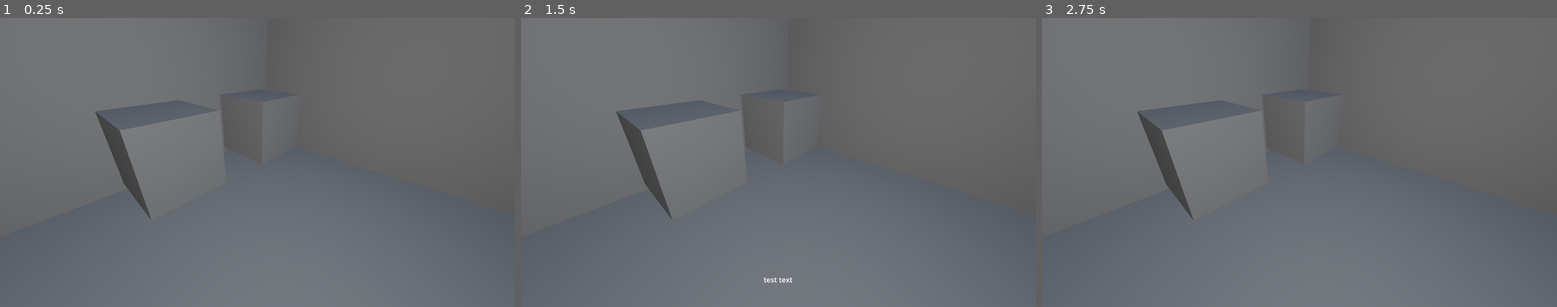
Above: before the commit, frames 1-3 (left to right).
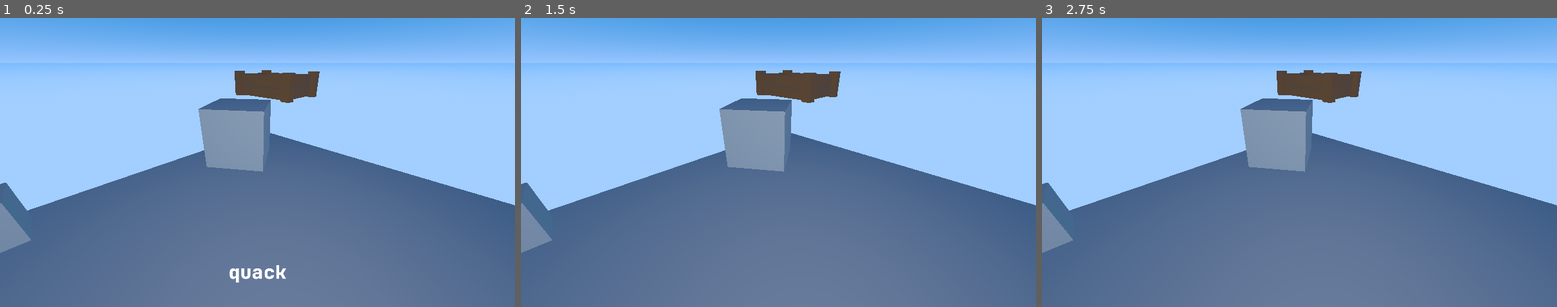
Above: after the commit, the same moments.

Repository: corporal1chicken/our-first-egg
Game: Godot game, scene res://world.tscn
Two runs of this game, one before a commit and one after it. Both use one fixed random seed, a clock stepped at 60 frames per second and the inputs below.
Inputs (mouse positions are in pixels of both pictures, inside the frame that each line leads up to):
- Up to frame 1 (0.25 s): no input
- Up to frame 2 (1.5 s): tap Enter at 0.5 s; move the mouse to (891, 148) at 0.52 s; click (891, 148) at 0.67 s; tap Space at 1.25 s; move the mouse to (675, 176) at 1.27 s; click (675, 176) at 1.42 s
- Up to frame 3 (2.75 s): tap Enter at 2 s; move the mouse to (1351, 98) at 2.02 s; click (1351, 98) at 2.17 s

The runs differ from the first frame. In frame 1, 100% of the frame differs, in the area x 0-100%, y 0-100%; in frame 2, 100%; in frame 3, 100%.

Commit message:
Chicken Logic Start

Diff:
--- a/globals/signals.gd
+++ b/globals/signals.gd
@@ -2,3 +2,5 @@
 
 signal hover_started(hover_text)
 signal hover_ended()
+
+signal spawn_egg(new_position: Vector3)
--- a/project.godot
+++ b/project.godot
@@ -18,3 +18,8 @@
 [autoload]
 
 Signals="*res://globals/signals.gd"
+
+[display]
+
+window/size/viewport_width=1920
+window/size/viewport_height=1080
--- /dev/null
+++ b/resources/default.tres
@@ -0,0 +1,6 @@
+[gd_resource type="Theme" load_steps=2 format=3 uid="uid://byc6vgm5a6k8w"]
+
+[ext_resource type="FontFile" uid="uid://2lelg2toamun" path="res://assets/fonts/jetbrains_extrabold.ttf" id="1_i71n2"]
+
+[resource]
+default_font = ExtResource("1_i71n2")
--- /dev/null
+++ b/resources/scripts/interactable.gd
@@ -0,0 +1,8 @@
+extends Node3D
+class_name Interactable
+
+@export_category("Interactable")
+@export var hover_text = ""
+
+func _add_to_group(object):
+	object.add_to_group("interactables")
--- /dev/null
+++ b/scenes/chicken/chicken.gd
@@ -0,0 +1,25 @@
+extends Interactable
+
+# Pick random egg and spawn it
+# Egg click and crate logic
+# Possibly dedicated manager for it
+
+@onready var egg_position: Node3D = $egg_position
+
+var egg_spawned: bool = false
+
+func _ready():
+	_add_to_group(self)
+	print(egg_position.position)
+
+func start_hover():
+	print("hovering %s" % self.name)
+
+func exit_hover():
+	print("left hovering %s" % self.name)
+
+func clicked():
+	if egg_spawned: return
+
+	egg_spawned = true
+	Signals.spawn_egg.emit(Vector3(1.0, 1.0, 0.0))
--- /dev/null
+++ b/scenes/chicken/chicken.tscn
@@ -0,0 +1,20 @@
+[gd_scene load_steps=4 format=3 uid="uid://do4r82hqr4u1n"]
+
+[ext_resource type="Script" uid="uid://dj5ha3vpyrxoe" path="res://scenes/chicken/chicken.gd" id="1_374a2"]
+
+[sub_resource type="BoxMesh" id="BoxMesh_qvtvv"]
+
+[sub_resource type="BoxShape3D" id="BoxShape3D_374a2"]
+
+[node name="chicken" type="StaticBody3D"]
+script = ExtResource("1_374a2")
+hover_text = "quack"
+
+[node name="MeshInstance3D" type="MeshInstance3D" parent="."]
+mesh = SubResource("BoxMesh_qvtvv")
+
+[node name="CollisionShape3D" type="CollisionShape3D" parent="."]
+shape = SubResource("BoxShape3D_374a2")
+
+[node name="egg_position" type="Node3D" parent="."]
+transform = Transform3D(1, 0, 0, 0, 1, 0, 0, 0, 1, 1.3759464, 0, 0)
--- /dev/null
+++ b/scenes/crate/crate.gd
@@ -0,0 +1,15 @@
+extends Interactable
+
+@onready var outline: Node3D = $outline
+
+func _ready():
+	_add_to_group(self)
+
+func start_hover():
+	outline.visible = true
+
+func exit_hover():
+	outline.visible = false
+
+func clicked():
+	print("clicked crate")
--- /dev/null
+++ b/scenes/crate/crate.tscn
@@ -0,0 +1,44 @@
+[gd_scene load_steps=5 format=3 uid="uid://ddikpf4n1i5wd"]
+
+[ext_resource type="Script" uid="uid://bs481merf0egh" path="res://scenes/crate/crate.gd" id="1_jpei4"]
+[ext_resource type="PackedScene" uid="uid://bjw31wopisgbx" path="res://scenes/crate/crate.glb" id="2_j1jke"]
+
+[sub_resource type="StandardMaterial3D" id="StandardMaterial3D_j1jke"]
+transparency = 1
+cull_mode = 1
+depth_draw_mode = 2
+shading_mode = 0
+grow = true
+grow_amount = 0.01
+
+[sub_resource type="BoxShape3D" id="BoxShape3D_j1jke"]
+size = Vector3(1.5881348, 0.7529297, 2.2070313)
+
+[node name="crate" type="StaticBody3D"]
+transform = Transform3D(0.6, 0, 0, 0, 0.6, 0, 0, 0, 0.6, 0, 0, 0)
+script = ExtResource("1_jpei4")
+hover_text = "Basic Crate"
+
+[node name="AnimationPlayer" type="AnimationPlayer" parent="."]
+
+[node name="mesh" parent="." instance=ExtResource("2_j1jke")]
+
+[node name="outline" parent="." instance=ExtResource("2_j1jke")]
+transform = Transform3D(1.01, 0, 0, 0, 1.01, 0, 0, 0, 1.01, 0.008723259, 0, 0)
+visible = false
+
+[node name="side_walls" parent="outline" index="0"]
+surface_material_override/0 = SubResource("StandardMaterial3D_j1jke")
+
+[node name="large_walls" parent="outline" index="1"]
+surface_material_override/0 = SubResource("StandardMaterial3D_j1jke")
+
+[node name="floor" parent="outline" index="2"]
+surface_material_override/0 = SubResource("StandardMaterial3D_j1jke")
+
+[node name="CollisionShape3D" type="CollisionShape3D" parent="."]
+transform = Transform3D(1, 0, 0, 0, 1, 0, 0, 0, 1, -0.65826416, 0, -0.2734375)
+shape = SubResource("BoxShape3D_j1jke")
+
+[editable path="mesh"]
+[editable path="outline"]
--- /dev/null
+++ b/scenes/eggs/basic/basic_egg.gd
@@ -0,0 +1,23 @@
+extends Interactable
+
+func _ready():
+	_add_to_group(self)
+
+	Signals.spawn_egg.connect(_spawn_egg)
+
+func _spawn_egg(new_position: Vector3):
+	var starting_position = new_position + Vector3(0.0, 4.0, 0.0)
+	self.position = starting_position
+
+	var tween = create_tween()
+
+	tween.tween_property(self, "position", new_position, 1.0).from(starting_position)
+
+func start_hover():
+	pass
+
+func exit_hover():
+	pass
+
+func clicked():
+	pass
--- /dev/null
+++ b/scenes/eggs/basic/basic_egg.tscn
@@ -0,0 +1,18 @@
+[gd_scene load_steps=4 format=3 uid="uid://bicp0i368104h"]
+
+[ext_resource type="Script" uid="uid://bts5t57j4eyk7" path="res://scenes/eggs/basic/basic_egg.gd" id="1_rdtmt"]
+
+[sub_resource type="BoxMesh" id="BoxMesh_c0yse"]
+
+[sub_resource type="BoxShape3D" id="BoxShape3D_rdtmt"]
+
+[node name="basic_egg" type="AnimatableBody3D"]
+transform = Transform3D(0.5, 0, 0, 0, 0.5, 0, 0, 0, 0.5, 0, 0, 0)
+script = ExtResource("1_rdtmt")
+hover_text = "basic egg"
+
+[node name="MeshInstance3D" type="MeshInstance3D" parent="."]
+mesh = SubResource("BoxMesh_c0yse")
+
+[node name="CollisionShape3D" type="CollisionShape3D" parent="."]
+shape = SubResource("BoxShape3D_rdtmt")
--- a/hover.gd
+++ b/scripts/hover.gd
@@ -14,12 +14,12 @@
 	var query = PhysicsRayQueryParameters3D.create(from, to)
 	var result = space.intersect_ray(query)
 
-	var hit = null
+	var hit: Interactable = null
 
 	if result:
 		hit = result.collider
 
-		if hit and not hit.is_in_group("interactables"):
+		if hit and not hit is Interactable:
 			hit = null
 
 	if current_hover != hit:
@@ -31,7 +31,7 @@
 
 		if current_hover:
 			current_hover.call("start_hover")
-			Signals.hover_started.emit("test text")
+			Signals.hover_started.emit(hit.hover_text)
 
 func _unhandled_input(event: InputEvent):
 	if event is InputEventMouseButton and event.button_index == MOUSE_BUTTON_LEFT and event.pressed:
--- a/static_body_3d.gd
+++ /dev/null
@@ -1,10 +0,0 @@
-extends StaticBody3D
-
-func start_hover():
-	print("hovering")
-
-func exit_hover():
-	print("stopped hovering")
-
-func clicked():
-	print("i got clicked")
--- a/static_body_3d_2.gd
+++ /dev/null
@@ -1,10 +0,0 @@
-extends StaticBody3D
-
-func start_hover():
-	print("hovering 2")
-
-func exit_hover():
-	print("stopped hovering 2")
-
-func clicked():
-	print("i got clicked 2")
--- /dev/null
+++ b/ui/user_interface.tscn
@@ -0,0 +1,38 @@
+[gd_scene load_steps=4 format=3 uid="uid://dwk11d5qjyiai"]
+
+[ext_resource type="Theme" uid="uid://byc6vgm5a6k8w" path="res://resources/default.tres" id="1_i7dvk"]
+[ext_resource type="Script" uid="uid://b2sjugmasc1ns" path="res://ui/user_interface.gd" id="1_kxhmu"]
+[ext_resource type="FontFile" uid="uid://2lelg2toamun" path="res://assets/fonts/jetbrains_extrabold.ttf" id="3_juc2q"]
+
+[node name="user_interface" type="Control"]
+layout_mode = 3
+anchors_preset = 15
+anchor_right = 1.0
+anchor_bottom = 1.0
+offset_bottom = 1.0
+grow_horizontal = 2
+grow_vertical = 2
+mouse_filter = 2
+theme = ExtResource("1_i7dvk")
+script = ExtResource("1_kxhmu")
+
+[node name="CanvasLayer" type="CanvasLayer" parent="."]
+
+[node name="interaction_label" type="RichTextLabel" parent="CanvasLayer"]
+visible = false
+anchors_preset = 7
+anchor_left = 0.5
+anchor_top = 1.0
+anchor_right = 0.5
+anchor_bottom = 1.0
+offset_left = -751.0
+offset_top = -219.0
+offset_right = 751.0
+offset_bottom = -42.0
+grow_horizontal = 2
+grow_vertical = 0
+theme_override_fonts/normal_font = ExtResource("3_juc2q")
+theme_override_font_sizes/normal_font_size = 72
+text = "text goes here"
+horizontal_alignment = 1
+vertical_alignment = 1
--- a/user_interface.tscn
+++ /dev/null
@@ -1,32 +0,0 @@
-[gd_scene load_steps=2 format=3 uid="uid://dwk11d5qjyiai"]
-
-[ext_resource type="Script" uid="uid://b2sjugmasc1ns" path="res://user_interface.gd" id="1_kxhmu"]
-
-[node name="user_interface" type="Control"]
-layout_mode = 3
-anchors_preset = 15
-anchor_right = 1.0
-anchor_bottom = 1.0
-offset_bottom = 1.0
-grow_horizontal = 2
-grow_vertical = 2
-script = ExtResource("1_kxhmu")
-
-[node name="CanvasLayer" type="CanvasLayer" parent="."]
-
-[node name="interaction_label" type="RichTextLabel" parent="CanvasLayer"]
-visible = false
-anchors_preset = 7
-anchor_left = 0.5
-anchor_top = 1.0
-anchor_right = 0.5
-anchor_bottom = 1.0
-offset_left = -346.25
-offset_top = -80.0
-offset_right = 346.25
-offset_bottom = -42.0
-grow_horizontal = 2
-grow_vertical = 0
-text = "text goes here"
-horizontal_alignment = 1
-vertical_alignment = 1
--- a/world.tscn
+++ b/world.tscn
@@ -1,11 +1,16 @@
-[gd_scene load_steps=12 format=3 uid="uid://oo6t5nyoeyde"]
+[gd_scene load_steps=10 format=3 uid="uid://oo6t5nyoeyde"]
 
-[ext_resource type="Script" uid="uid://2xm1eo2six2a" path="res://hover.gd" id="1_f3sb7"]
-[ext_resource type="Script" uid="uid://b7sn66on3cc4v" path="res://static_body_3d.gd" id="2_fj7yv"]
-[ext_resource type="Script" uid="uid://2b7s6beppq0" path="res://static_body_3d_2.gd" id="3_tlwt5"]
-[ext_resource type="PackedScene" uid="uid://dwk11d5qjyiai" path="res://user_interface.tscn" id="4_aqk2v"]
+[ext_resource type="Script" uid="uid://2xm1eo2six2a" path="res://scripts/hover.gd" id="1_f3sb7"]
+[ext_resource type="PackedScene" uid="uid://do4r82hqr4u1n" path="res://scenes/chicken/chicken.tscn" id="4_036b0"]
+[ext_resource type="PackedScene" uid="uid://dwk11d5qjyiai" path="res://ui/user_interface.tscn" id="4_aqk2v"]
+[ext_resource type="PackedScene" uid="uid://ddikpf4n1i5wd" path="res://scenes/crate/crate.tscn" id="5_036b0"]
+[ext_resource type="PackedScene" uid="uid://bicp0i368104h" path="res://scenes/eggs/basic/basic_egg.tscn" id="5_dwbse"]
 
 [sub_resource type="ProceduralSkyMaterial" id="ProceduralSkyMaterial_gv5m4"]
+sky_top_color = Color(0, 0.4561432, 0.796217, 1)
+sky_horizon_color = Color(0.5878827, 0.77331084, 1, 1)
+ground_bottom_color = Color(0.63514894, 0.8104832, 0.9999992, 1)
+ground_horizon_color = Color(0.47000384, 0.72830206, 0.99999803, 1)
 
 [sub_resource type="Sky" id="Sky_f3sb7"]
 sky_material = SubResource("ProceduralSkyMaterial_gv5m4")
@@ -15,12 +20,6 @@
 sky = SubResource("Sky_f3sb7")
 
 [sub_resource type="BoxMesh" id="BoxMesh_tlwt5"]
-
-[sub_resource type="BoxMesh" id="BoxMesh_aqk2v"]
-
-[sub_resource type="BoxShape3D" id="BoxShape3D_f3sb7"]
-
-[sub_resource type="BoxMesh" id="BoxMesh_fj7yv"]
 
 [node name="world" type="Node3D"]
 
@@ -32,16 +31,6 @@
 [node name="MeshInstance3D" type="MeshInstance3D" parent="build"]
 transform = Transform3D(6.618861, 0, 0, 0, 0.25347352, 0, 0, 0, 5.70435, 0, 0, 0)
 mesh = SubResource("BoxMesh_tlwt5")
-skeleton = NodePath("../..")
-
-[node name="MeshInstance3D2" type="MeshInstance3D" parent="build"]
-transform = Transform3D(0.19394, 0, 0, 0, 3.353698, 0, 0, 0, 5.1616964, -3.051615, 1.7518532, 0)
-mesh = SubResource("BoxMesh_aqk2v")
-skeleton = NodePath("../..")
-
-[node name="MeshInstance3D3" type="MeshInstance3D" parent="build"]
-transform = Transform3D(-8.477387e-09, 0, 5.832391, 0, 3.353698, 0, -0.19394, 0, -2.549419e-07, -0.15645564, 1.7518532, 2.4713807)
-mesh = SubResource("BoxMesh_aqk2v")
 skeleton = NodePath("../..")
 
 [node name="Camera3D" type="Camera3D" parent="."]
@@ -56,24 +45,13 @@
 [node name="hover" type="Node3D" parent="."]
 script = ExtResource("1_f3sb7")
 
-[node name="StaticBody3D" type="StaticBody3D" parent="." groups=["interactables"]]
-transform = Transform3D(1, 0, 0, 0, 1, 0, 0, 0, 1, -1.3310353, 1.1511405, 1.0936617)
-script = ExtResource("2_fj7yv")
+[node name="user_interface" parent="." instance=ExtResource("4_aqk2v")]
 
-[node name="CollisionShape3D" type="CollisionShape3D" parent="StaticBody3D"]
-shape = SubResource("BoxShape3D_f3sb7")
+[node name="crate" parent="." instance=ExtResource("5_036b0")]
+transform = Transform3D(0.6, 0, 0, 0, 0.6, 0, 0, 0, 0.6, -1.5611329, 1.774097, 1.4471757)
 
-[node name="MeshInstance3D" type="MeshInstance3D" parent="StaticBody3D"]
-mesh = SubResource("BoxMesh_fj7yv")
+[node name="chicken" parent="." instance=ExtResource("4_036b0")]
+transform = Transform3D(0.8270119, 0, 0.56218445, 0, 1, 0, -0.56218445, 0, 0.8270119, -0.9619278, 1.0189292, 1.2645392)
 
-[node name="StaticBody3D2" type="StaticBody3D" parent="." groups=["interactables"]]
-transform = Transform3D(1, 0, 0, 0, 1, 0, 0, 0, 1, 0.41609955, 1.1511405, 1.0936617)
-script = ExtResource("3_tlwt5")
-
-[node name="CollisionShape3D" type="CollisionShape3D" parent="StaticBody3D2"]
-shape = SubResource("BoxShape3D_f3sb7")
-
-[node name="MeshInstance3D" type="MeshInstance3D" parent="StaticBody3D2"]
-mesh = SubResource("BoxMesh_fj7yv")
-
-[node name="user_interface" parent="." instance=ExtResource("4_aqk2v")]
+[node name="basic_egg" parent="." instance=ExtResource("5_dwbse")]
+transform = Transform3D(0.5, 0, 0, 0, 0.5, 0, 0, 0, 0.5, 2.113081, 0.7311343, 1.6872265)
Binary file added: assets/fonts/jetbrains_extrabold.ttf
Not shown, added: assets/fonts/jetbrains_extrabold.ttf.import
Not shown, added: resources/scripts/interactable.gd.uid
Not shown, added: scenes/chicken/chicken.gd.uid
Not shown, added: scenes/crate/crate.gd.uid
Binary file added: scenes/crate/crate.glb
Not shown, added: scenes/crate/crate.glb.import
Not shown, added: scenes/eggs/basic/basic_egg.gd.uid
Renamed: hover.gd.uid -> scripts/hover.gd.uid
Not shown, removed: static_body_3d.gd.uid
Not shown, removed: static_body_3d_2.gd.uid
Renamed: user_interface.gd -> ui/user_interface.gd
(and 1 more such lines)
